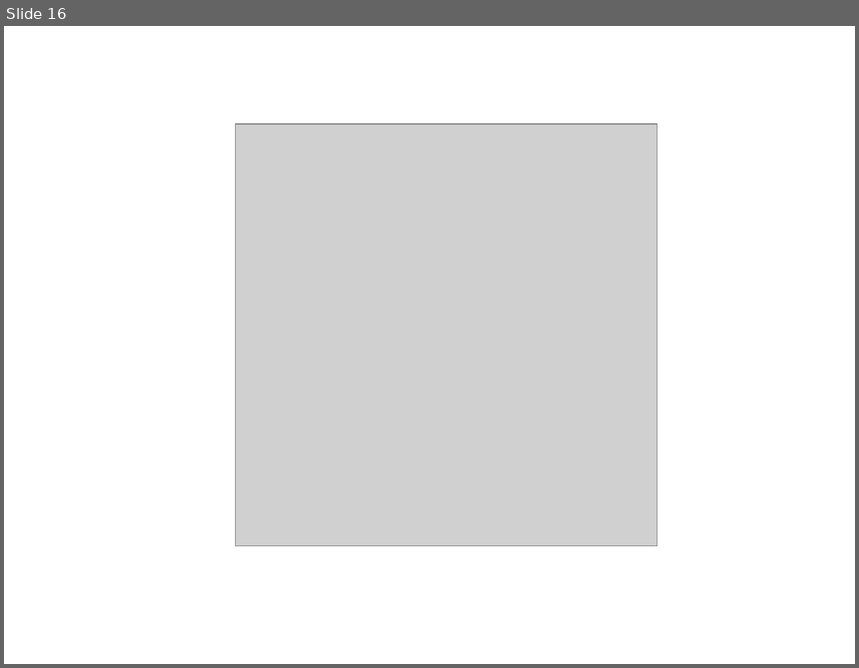
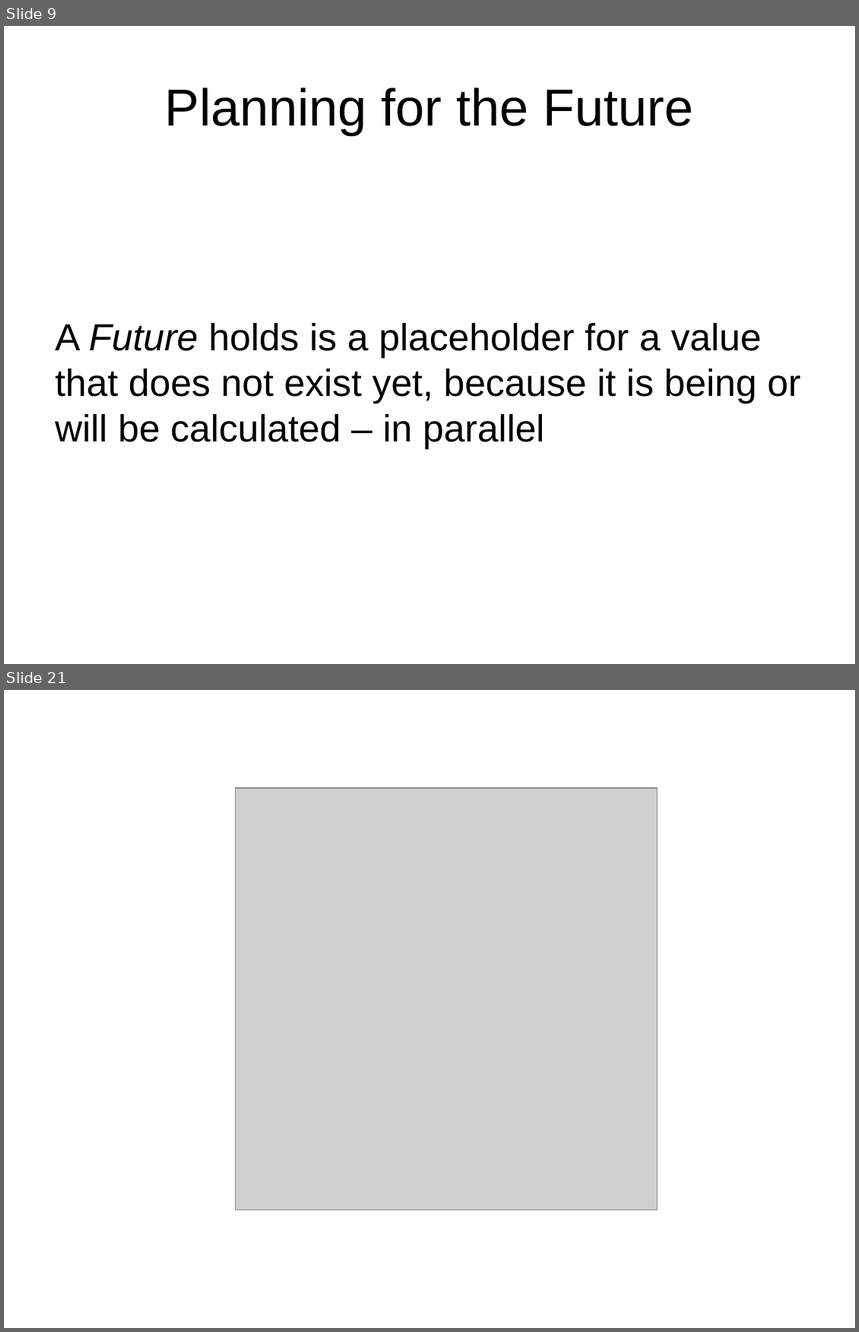
Before and after one commit to oscarrenalias/wjax-2012-play-async-apps, a slide deck: presentation/Asynchronous web apps with Play Framework 2.0.potx. Shown one above the other, each under a label of ours: slide 16 before the commit, slides 9 and 21 after it; the slides between them are not shown. The pictures are 859x668 and 859x1332 pixels, drawn with LibreOffice and Linux fonts; fonts in the diff are those of the drawing; grey boxes stand for pictures; background and template pictures are left out. Boxes give left, top, right and bottom in pixels: in the first picture for what was removed or moved away, otherwise in the second. Text is boxed around its words. In the diff, an @@ line names an element or a change of style, - is before the commit and + after.

```diff
--- a/presentation/Asynchronous web apps with Play Framework 2.0.potx
+++ b/presentation/Asynchronous web apps with Play Framework 2.0.potx
@@ slide 9 added at (4,26,855,664), background #FFFFFF @@
@@ title added at (165,88,693,135), 44 pt, text #000000 @@
+Planning for the Future
@@ text added at (55,323,801,449), 32 pt, text #000000 @@
+A Future holds is a placeholder for a value that does not exist yet, because it is being or will be calculated – in parallel
@@ what was slide 16 is now slide 21 @@
```
Also in this commit, not shown: 9 slides changed, 9 other slides added, 5 slides removed.
